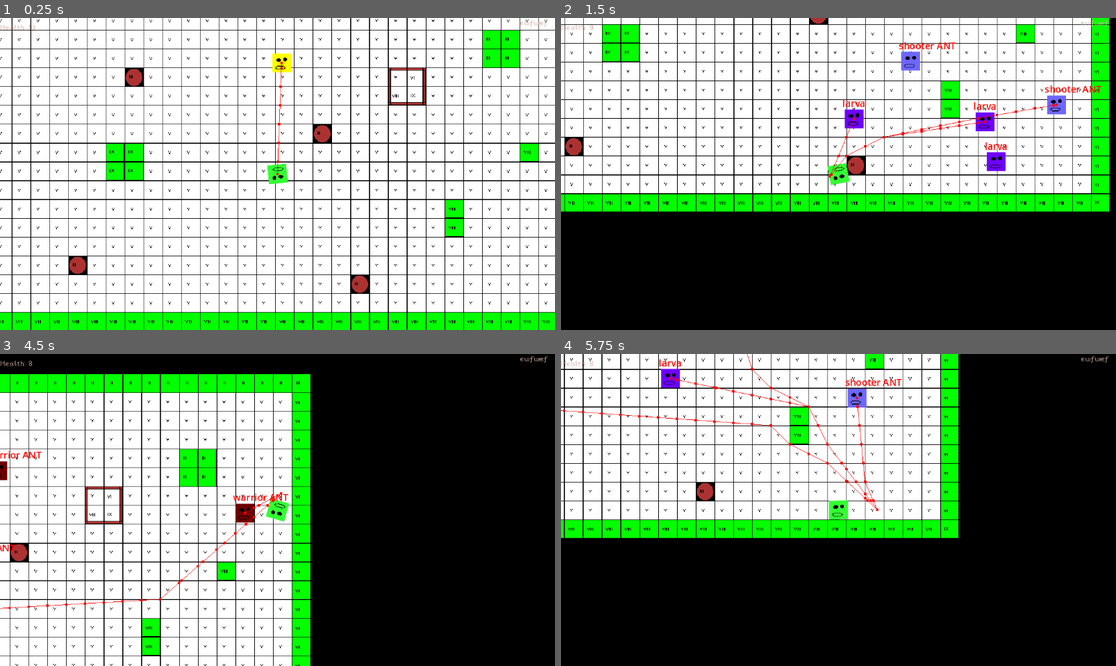
Above: before the commit, frames 1-4 (two rows, left to right).
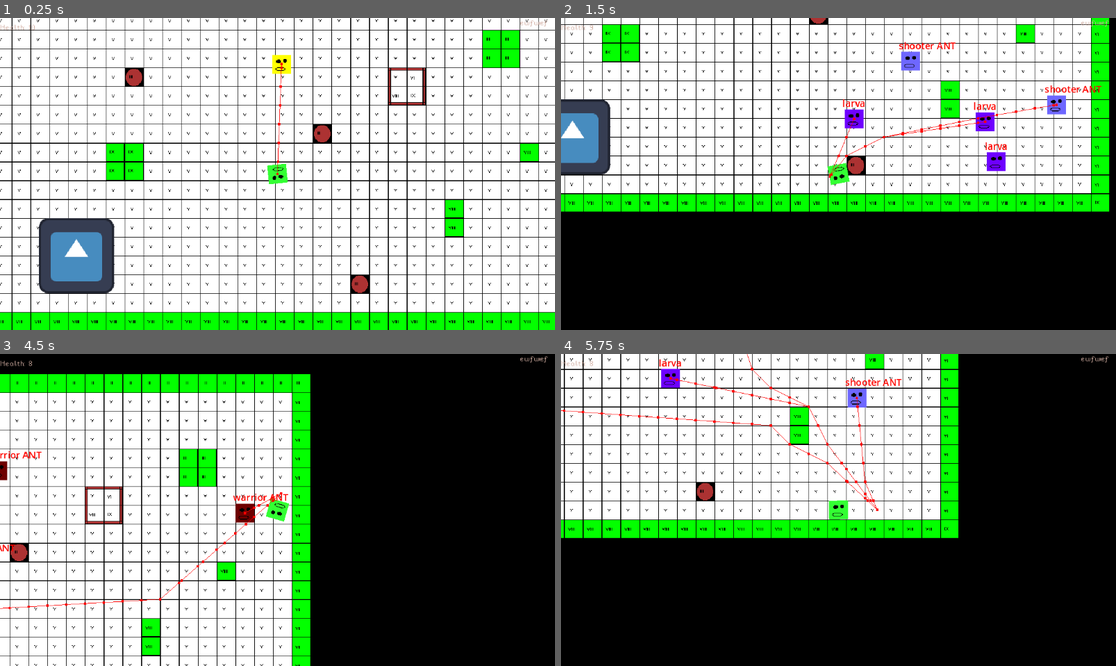
Above: after the commit, the same moments.

Repository: KayCat88/projecte_lliure_PTD
Game: Godot game, scene res://Nodes/Scene nodes/Levels/Tests/test.tscn
Two runs of this game, one before a commit and one after it. Both use one fixed random seed, a clock stepped at 60 frames per second and the inputs below. The engine's default icon, where the game draws it, is replaced by a stand-in: a white triangle on a blue panel in a dark square.
Inputs (mouse positions are in pixels of both pictures, inside the frame that each line leads up to):
- Up to frame 1 (0.25 s): no input
- Up to frame 2 (1.5 s): move the mouse to (960, 158) at 0.52 s; hold D (right) 0.53-1.28 s; tap J (j) at 0.6 s; tap U (u) at 0.8, 1.35 s; move the mouse to (727, 189) at 1.27 s; hold S (down) from 1.28 s (still down)
- Up to frame 3 (4.5 s): tap J (j) at 1.55, 3.05, 3.6 s; tap Enter at 2 s; move the mouse to (333, 441) at 2.02 s; release S (down) at 2.03 s; hold D (right) 2.03-2.78 s; click (333, 441) at 2.1 s; tap U (u) at 2.3, 3.8, 4.35 s; move the mouse to (249, 572) at 2.77 s; hold W (up) 2.78-3.53 s; right-click (249, 572) at 2.85 s; move the mouse to (444, 556) at 3.52 s; hold A (left) from 3.53 s (still down); move the mouse to (111, 463) at 4.27 s
- Up to frame 4 (5.75 s): tap J (j) at 4.55, 5.1 s; move the mouse to (866, 510) at 5.02 s; release A (left) at 5.03 s; hold S (down) from 5.03 s (still down); tap U (u) at 5.3 s

The runs differ from the first frame. In frame 1, 3.2% of the frame differs, in the area x 7-53%, y 11-89%; in frame 2, 2.0%; in frame 3, 0.1%; in frame 4, less than 0.1%.
Error after the commit: Cannot call method 'get_overlapping_bodies' on a null value. (res://Scripts/Enemies/test_enemy.gd:40)

Commit message:
14/12/24 00:15

Diff:
--- /dev/null
+++ b/Projecte Lliure PTD/Nodes/Building nodes/Entity/Managers/health_manager.tscn
@@ -0,0 +1,6 @@
+[gd_scene load_steps=2 format=3 uid="uid://2p0ieeimxtgf"]
+
+[ext_resource type="Script" path="res://Scripts/Building nodes/Entity/Managers/health_manager.gd" id="1_6qg38"]
+
+[node name="health_manager" type="Node"]
+script = ExtResource("1_6qg38")
--- a/Projecte Lliure PTD/Nodes/Building nodes/Entity/Managers/health_mananger.tscn
+++ /dev/null
@@ -1,6 +0,0 @@
-[gd_scene load_steps=2 format=3 uid="uid://2p0ieeimxtgf"]
-
-[ext_resource type="Script" path="res://Scripts/Building nodes/Entity/Managers/health_mananger.gd" id="1_rmipi"]
-
-[node name="health_mananger" type="Node"]
-script = ExtResource("1_rmipi")
--- a/Projecte Lliure PTD/Nodes/Entity nodes/Enemies/larva.tscn
+++ b/Projecte Lliure PTD/Nodes/Entity nodes/Enemies/larva.tscn
@@ -5,7 +5,7 @@
 [ext_resource type="PackedScene" uid="uid://bfksmdrg6uq4v" path="res://Nodes/Building nodes/Entity/navigation_agent_2d.tscn" id="3_5scn4"]
 [ext_resource type="PackedScene" uid="uid://csmacf83jh8p6" path="res://Nodes/Building nodes/Entity/Boxes/hitbox.tscn" id="4_f80dp"]
 [ext_resource type="PackedScene" uid="uid://b5nlal8y65mik" path="res://Nodes/Building nodes/Entity/Boxes/hurt_box.tscn" id="5_fkiv8"]
-[ext_resource type="PackedScene" uid="uid://2p0ieeimxtgf" path="res://Nodes/Building nodes/Entity/Managers/health_mananger.tscn" id="6_86l5i"]
+[ext_resource type="PackedScene" uid="uid://2p0ieeimxtgf" path="res://Nodes/Building nodes/Entity/Managers/health_manager.tscn" id="6_86l5i"]
 
 [sub_resource type="CircleShape2D" id="CircleShape2D_6y46r"]
 radius = 17.5
--- a/Projecte Lliure PTD/Nodes/Entity nodes/Enemies/shooter_ant.tscn
+++ b/Projecte Lliure PTD/Nodes/Entity nodes/Enemies/shooter_ant.tscn
@@ -5,7 +5,7 @@
 [ext_resource type="PackedScene" uid="uid://bfksmdrg6uq4v" path="res://Nodes/Building nodes/Entity/navigation_agent_2d.tscn" id="3_2yjda"]
 [ext_resource type="PackedScene" uid="uid://csmacf83jh8p6" path="res://Nodes/Building nodes/Entity/Boxes/hitbox.tscn" id="4_i5wuw"]
 [ext_resource type="PackedScene" uid="uid://b5nlal8y65mik" path="res://Nodes/Building nodes/Entity/Boxes/hurt_box.tscn" id="5_whq5w"]
-[ext_resource type="PackedScene" uid="uid://2p0ieeimxtgf" path="res://Nodes/Building nodes/Entity/Managers/health_mananger.tscn" id="6_m8k7k"]
+[ext_resource type="PackedScene" uid="uid://2p0ieeimxtgf" path="res://Nodes/Building nodes/Entity/Managers/health_manager.tscn" id="6_m8k7k"]
 
 [sub_resource type="CircleShape2D" id="CircleShape2D_1rfpm"]
 radius = 17.5
--- a/Projecte Lliure PTD/Nodes/Entity nodes/Enemies/test_enemy.tscn
+++ b/Projecte Lliure PTD/Nodes/Entity nodes/Enemies/test_enemy.tscn
@@ -1,10 +1,10 @@
-[gd_scene load_steps=10 format=3 uid="uid://boi3vy4206d3f"]
+[gd_scene load_steps=12 format=3 uid="uid://boi3vy4206d3f"]
 
 [ext_resource type="Script" path="res://Scripts/Enemies/test_enemy.gd" id="1_743gr"]
 [ext_resource type="Texture2D" uid="uid://cr5634cqj35hc" path="res://Assets/SPRITES/Player/PLAYER.png" id="1_paqpj"]
 [ext_resource type="PackedScene" uid="uid://csmacf83jh8p6" path="res://Nodes/Building nodes/Entity/Boxes/hitbox.tscn" id="2_gwe0u"]
 [ext_resource type="PackedScene" uid="uid://b5nlal8y65mik" path="res://Nodes/Building nodes/Entity/Boxes/hurt_box.tscn" id="3_01226"]
-[ext_resource type="PackedScene" uid="uid://2p0ieeimxtgf" path="res://Nodes/Building nodes/Entity/Managers/health_mananger.tscn" id="4_bey64"]
+[ext_resource type="PackedScene" uid="uid://2p0ieeimxtgf" path="res://Nodes/Building nodes/Entity/Managers/health_manager.tscn" id="4_bey64"]
 [ext_resource type="PackedScene" uid="uid://bfksmdrg6uq4v" path="res://Nodes/Building nodes/Entity/navigation_agent_2d.tscn" id="6_7aqbf"]
 
 [sub_resource type="CircleShape2D" id="CircleShape2D_61jle"]
@@ -16,12 +16,20 @@
 [sub_resource type="CircleShape2D" id="CircleShape2D_jo5dl"]
 radius = 25.0
 
-[node name="test_enemy" type="CharacterBody2D"]
+[sub_resource type="CircleShape2D" id="CircleShape2D_x4j70"]
+radius = 241.019
+
+[sub_resource type="CircleShape2D" id="CircleShape2D_epn1s"]
+radius = 47.0956
+
+[node name="test_enemy" type="CharacterBody2D" node_paths=PackedStringArray("following_zone", "attacking_zone")]
 collision_layer = 8
 collision_mask = 9
 motion_mode = 1
 wall_min_slide_angle = 0.0
 script = ExtResource("1_743gr")
+following_zone = NodePath("Area2D")
+attacking_zone = NodePath("Area2D2")
 
 [node name="Icon" type="Sprite2D" parent="."]
 self_modulate = Color(1, 1, 0, 1)
@@ -52,3 +60,17 @@
 
 [node name="NavigationAgent2D" parent="." node_paths=PackedStringArray("enemy_parent") instance=ExtResource("6_7aqbf")]
 enemy_parent = NodePath("..")
+
+[node name="Area2D" type="Area2D" parent="."]
+collision_layer = 8
+monitorable = false
+
+[node name="CollisionShape2D" type="CollisionShape2D" parent="Area2D"]
+shape = SubResource("CircleShape2D_x4j70")
+
+[node name="Area2D2" type="Area2D" parent="."]
+collision_layer = 8
+monitorable = false
+
+[node name="CollisionShape2D" type="CollisionShape2D" parent="Area2D2"]
+shape = SubResource("CircleShape2D_epn1s")
--- a/Projecte Lliure PTD/Nodes/Entity nodes/Enemies/warrior_ant.tscn
+++ b/Projecte Lliure PTD/Nodes/Entity nodes/Enemies/warrior_ant.tscn
@@ -5,7 +5,7 @@
 [ext_resource type="PackedScene" uid="uid://bfksmdrg6uq4v" path="res://Nodes/Building nodes/Entity/navigation_agent_2d.tscn" id="3_gyxnl"]
 [ext_resource type="PackedScene" uid="uid://csmacf83jh8p6" path="res://Nodes/Building nodes/Entity/Boxes/hitbox.tscn" id="4_hompq"]
 [ext_resource type="PackedScene" uid="uid://b5nlal8y65mik" path="res://Nodes/Building nodes/Entity/Boxes/hurt_box.tscn" id="5_fnsrv"]
-[ext_resource type="PackedScene" uid="uid://2p0ieeimxtgf" path="res://Nodes/Building nodes/Entity/Managers/health_mananger.tscn" id="6_cgfgv"]
+[ext_resource type="PackedScene" uid="uid://2p0ieeimxtgf" path="res://Nodes/Building nodes/Entity/Managers/health_manager.tscn" id="6_cgfgv"]
 
 [sub_resource type="CircleShape2D" id="CircleShape2D_8ufra"]
 radius = 17.5
--- a/Projecte Lliure PTD/Nodes/Entity nodes/Enemies/worker_ant.tscn
+++ b/Projecte Lliure PTD/Nodes/Entity nodes/Enemies/worker_ant.tscn
@@ -5,7 +5,7 @@
 [ext_resource type="PackedScene" uid="uid://bfksmdrg6uq4v" path="res://Nodes/Building nodes/Entity/navigation_agent_2d.tscn" id="3_lakqw"]
 [ext_resource type="PackedScene" uid="uid://csmacf83jh8p6" path="res://Nodes/Building nodes/Entity/Boxes/hitbox.tscn" id="4_mwpvh"]
 [ext_resource type="PackedScene" uid="uid://b5nlal8y65mik" path="res://Nodes/Building nodes/Entity/Boxes/hurt_box.tscn" id="5_m4erf"]
-[ext_resource type="PackedScene" uid="uid://2p0ieeimxtgf" path="res://Nodes/Building nodes/Entity/Managers/health_mananger.tscn" id="6_i80v2"]
+[ext_resource type="PackedScene" uid="uid://2p0ieeimxtgf" path="res://Nodes/Building nodes/Entity/Managers/health_manager.tscn" id="6_i80v2"]
 
 [sub_resource type="CircleShape2D" id="CircleShape2D_5rr3x"]
 radius = 17.5
--- /dev/null
+++ b/Projecte Lliure PTD/Nodes/Entity nodes/Environment/stat_fruit.tscn
@@ -0,0 +1,19 @@
+[gd_scene load_steps=4 format=3 uid="uid://bnc1gqki8kje3"]
+
+[ext_resource type="Script" path="res://Scripts/Environment/stat_fruit.gd" id="1_t44ry"]
+[ext_resource type="Texture2D" uid="uid://dut5abytxlggk" path="res://icon.svg" id="2_33fkp"]
+
+[sub_resource type="CircleShape2D" id="CircleShape2D_itg48"]
+radius = 88.2043
+
+[node name="health_stat_fruit" type="Area2D"]
+script = ExtResource("1_t44ry")
+
+[node name="Icon" type="Sprite2D" parent="."]
+position = Vector2(0, -4)
+texture = ExtResource("2_33fkp")
+
+[node name="CollisionShape2D" type="CollisionShape2D" parent="."]
+shape = SubResource("CircleShape2D_itg48")
+
+[connection signal="body_entered" from="." to="." method="_on_body_entered"]
--- a/Projecte Lliure PTD/Nodes/Entity nodes/Player/player.tscn
+++ b/Projecte Lliure PTD/Nodes/Entity nodes/Player/player.tscn
@@ -4,7 +4,7 @@
 [ext_resource type="Texture2D" uid="uid://cr5634cqj35hc" path="res://Assets/SPRITES/Player/PLAYER.png" id="2_i227v"]
 [ext_resource type="PackedScene" uid="uid://cxxurcgw1spqo" path="res://Nodes/Building nodes/Entity/Boxes/tile_finder.tscn" id="3_7kdg6"]
 [ext_resource type="PackedScene" uid="uid://b5nlal8y65mik" path="res://Nodes/Building nodes/Entity/Boxes/hurt_box.tscn" id="3_jk3bt"]
-[ext_resource type="PackedScene" uid="uid://2p0ieeimxtgf" path="res://Nodes/Building nodes/Entity/Managers/health_mananger.tscn" id="4_nkur5"]
+[ext_resource type="PackedScene" uid="uid://2p0ieeimxtgf" path="res://Nodes/Building nodes/Entity/Managers/health_manager.tscn" id="4_nkur5"]
 
 [sub_resource type="RectangleShape2D" id="RectangleShape2D_s1y7x"]
 size = Vector2(32, 32)
@@ -60,7 +60,7 @@
 disabled = true
 
 [node name="hurt_box" parent="." node_paths=PackedStringArray("health_m") instance=ExtResource("3_jk3bt")]
-health_m = NodePath("../health_mananger")
+health_m = NodePath("../health_manager")
 
 [node name="CollisionShape2D" type="CollisionShape2D" parent="hurt_box"]
 self_modulate = Color(1, 1, 0, 1)
@@ -75,7 +75,7 @@
 position = Vector2(0, 0.5)
 shape = SubResource("RectangleShape2D_dfj60")
 
-[node name="health_mananger" parent="." instance=ExtResource("4_nkur5")]
+[node name="health_manager" parent="." instance=ExtResource("4_nkur5")]
 
 [connection signal="area_entered" from="Catching_box" to="." method="_on_catching_box_area_entered"]
 [connection signal="area_entered" from="bounce_box" to="." method="_on_bounce_box_area_entered"]
--- a/Projecte Lliure PTD/Nodes/Scene nodes/Levels/Tests/test.tscn
+++ b/Projecte Lliure PTD/Nodes/Scene nodes/Levels/Tests/test.tscn
@@ -1,8 +1,9 @@
-[gd_scene load_steps=12 format=3 uid="uid://cnjvf8p2nji8f"]
+[gd_scene load_steps=13 format=3 uid="uid://cnjvf8p2nji8f"]
 
 [ext_resource type="PackedScene" uid="uid://dakbbhvyuxtii" path="res://Nodes/Entity nodes/Player/player.tscn" id="1_6bkv6"]
 [ext_resource type="Texture2D" uid="uid://b5m741ahy03rp" path="res://Assets/SPRITES/Environment/maxresdefault.jpg" id="1_c1of2"]
 [ext_resource type="Texture2D" uid="uid://dut5abytxlggk" path="res://icon.svg" id="1_ywtvc"]
+[ext_resource type="PackedScene" uid="uid://bnc1gqki8kje3" path="res://Nodes/Entity nodes/Environment/stat_fruit.tscn" id="2_ah7us"]
 [ext_resource type="PackedScene" uid="uid://c1tk1m8jn6gy7" path="res://Nodes/Entity nodes/Environment/static_body_2d.tscn" id="4_u8h0l"]
 [ext_resource type="PackedScene" uid="uid://boi3vy4206d3f" path="res://Nodes/Entity nodes/Enemies/test_enemy.tscn" id="6_pe4qh"]
 [ext_resource type="PackedScene" uid="uid://2kg8s2ikkjga" path="res://Nodes/Entity nodes/UI/interface.tscn" id="7_tm0fe"]
@@ -24,6 +25,9 @@
 [node name="test_tilemap" parent="." instance=ExtResource("8_b8g18")]
 position = Vector2(2, -2)
 layer_0/tile_data = PackedInt32Array(-851872, 1, 2, -786336, 1, 2, -720800, 1, 2, -655264, 1, 2, -589728, 1, 2, -524192 …(20813 unchanged characters)…
+
+[node name="health_stat_fruit" parent="." instance=ExtResource("2_ah7us")]
+position = Vector2(4560, -382)
 
 [node name="Maxresdefault" type="Sprite2D" parent="."]
 position = Vector2(3184, 1793)
@@ -49,8 +53,8 @@
 
 [node name="INTERFACE" parent="." instance=ExtResource("7_tm0fe")]
 
-[node name="Health and size" parent="INTERFACE" index="0" node_paths=PackedStringArray("player")]
-player = NodePath("../../Player/health_mananger")
+[node name="Health and size" parent="INTERFACE" index="0" node_paths=PackedStringArray("player_health")]
+player_health = NodePath("../../Player/health_manager")
 
 [node name="Score" parent="INTERFACE" index="1"]
 script = null
@@ -120,5 +124,6 @@
 
 [node name="enemy_spawn_manager" parent="." instance=ExtResource("8_qfaym")]
 
+[editable path="Player"]
 [editable path="INTERFACE"]
 [editable path="test_enemy"]
--- a/Projecte Lliure PTD/Scripts/Building nodes/Entity/Managers/health_mananger.gd
+++ b/Projecte Lliure PTD/Scripts/Building nodes/Entity/Managers/health_manager.gd
@@ -1,7 +1,7 @@
 extends Node
 class_name health_manager
 
-@export var health = 10
+@export var health : int = 10
 # Called when the node enters the scene tree for the first time.
 func _ready():
 	pass # Replace with function body.
--- a/Projecte Lliure PTD/Scripts/Building nodes/Entity/navigation_agent_2d.gd
+++ b/Projecte Lliure PTD/Scripts/Building nodes/Entity/navigation_agent_2d.gd
@@ -1,7 +1,7 @@
 extends NavigationAgent2D
 var player_target : player
 @export var enemy_parent : enemy
-@export var speed : float = 0
+@export var speed : float = 10
 
 # Called when the node enters the scene tree for the first time.
 func _ready():
@@ -9,12 +9,14 @@
 
 
 # Called every frame. 'delta' is the elapsed time since the previous frame.
+
 func _process(delta):
-	pass
-func _physics_process(delta):
 	var dir = enemy_parent.make_navigation_calculations(get_next_path_position())
+	if enemy_parent.can_follow == true:
 
-	enemy_parent.velocity = dir * speed
+		enemy_parent.velocity = dir * speed
+	else:
+		enemy_parent.velocity = Vector2.ZERO
 
 
 
--- a/Projecte Lliure PTD/Scripts/Enemies/test_enemy.gd
+++ b/Projecte Lliure PTD/Scripts/Enemies/test_enemy.gd
@@ -4,11 +4,19 @@
 
 var player_target : player
 var calculated_next_path_position
+var can_follow : bool
+var can_attack : bool
+
+@export var following_zone : Area2D
+@export var attacking_zone : Area2D
 
 @onready var nav_agent := $NavigationAgent2D as NavigationAgent2D
 
 func _ready():
 	get_player_info_at_spawn()
+func _process(delta):
+	set_behavior()
+	move_and_slide()
 func _physics_process(delta):
 
 	move_and_slide()
@@ -27,3 +35,15 @@
 func make_navigation_calculations(raw_next_path_position : Vector2) -> Vector2:
 	calculated_next_path_position = to_local(raw_next_path_position).normalized()
 	return calculated_next_path_position
+
+func set_behavior():
+	if following_zone.get_overlapping_bodies().size() > 0 and following_zone.get_overlapping_bodies()[0] is player and can_attack == false:
+		can_follow = true
+		print("x")
+	else:
+		can_follow = false
+	if attacking_zone.get_overlapping_bodies().size() > 0 and attacking_zone.get_overlapping_bodies()[0] is player:
+		can_follow = false
+		can_attack = true
+	else:
+		can_attack = false
--- /dev/null
+++ b/Projecte Lliure PTD/Scripts/Environment/stat_fruit.gd
@@ -0,0 +1,32 @@
+extends Area2D
+
+@export_range(0, 3) var stat_to_upgrade : int = 0
+var stat_list : Array
+var stat_upgrade_value_list : Array
+
+
+
+var health_upgrade_value = 1.5
+var speed_upgrade_value = 1.5
+var speed_loss_upgrade_value = 1.5
+var damage_upgrade_value = 1.5
+
+
+
+# Called when the node enters the scene tree for the first time.
+func _ready():
+	stat_upgrade_value_list = [health_upgrade_value, speed_upgrade_value, speed_loss_upgrade_value, damage_upgrade_value]
+
+
+# Called every frame. 'delta' is the elapsed time since the previous frame.
+func _process(delta):
+	pass
+
+
+
+
+
+func _on_body_entered(body):
+	if body is player:
+		if stat_to_upgrade == 0:
+			body.health_manager_var.health *= health_upgrade_value
--- a/Projecte Lliure PTD/Scripts/Player/player.gd
+++ b/Projecte Lliure PTD/Scripts/Player/player.gd
@@ -14,10 +14,20 @@
 var direction : Vector2
 var has_ball : bool = true
 
+var ball_damage_multiplier = 1
+var ball_speed_loss_multiplier = 1
+
 #nodes
 @export var camera : Camera2D
 @onready var shot_point: Marker2D = $ShotPoint
 @onready var attack_box_collision = $bounce_box/CollisionShape2D
+
+@onready var catching_box = $Catching_box
+@onready var bounce_box = $bounce_box
+@onready var hurt_box_var = $hurt_box
+@onready var tile_finder = $tile_finder
+@onready var health_manager_var = $health_manager
+
 
 #scenes
 var ball = preload("res://Nodes/Entity nodes/Player/ball.tscn")
@@ -41,6 +51,8 @@
 	handle_shooting()
 
 	move_and_slide()
+
+	print(health_manager_var.health)
 
 func handle_movement():
 	direction = Vector2(cos(rotation), sin(rotation))
--- a/Projecte Lliure PTD/Scripts/UI/health_label.gd
+++ b/Projecte Lliure PTD/Scripts/UI/health_label.gd
@@ -1,6 +1,6 @@
 extends Label
 
-@export var player : health_manager
+@export var player_health : health_manager
 # Called when the node enters the scene tree for the first time.
 func _ready() -> void:
 	pass # Replace with function body.
@@ -8,4 +8,4 @@
 
 # Called every frame. 'delta' is the elapsed time since the previous frame.
 func _process(delta: float) -> void:
-	text = "Health: " + str(player.health)
+	text = "Health: " + str(player_health.health)
